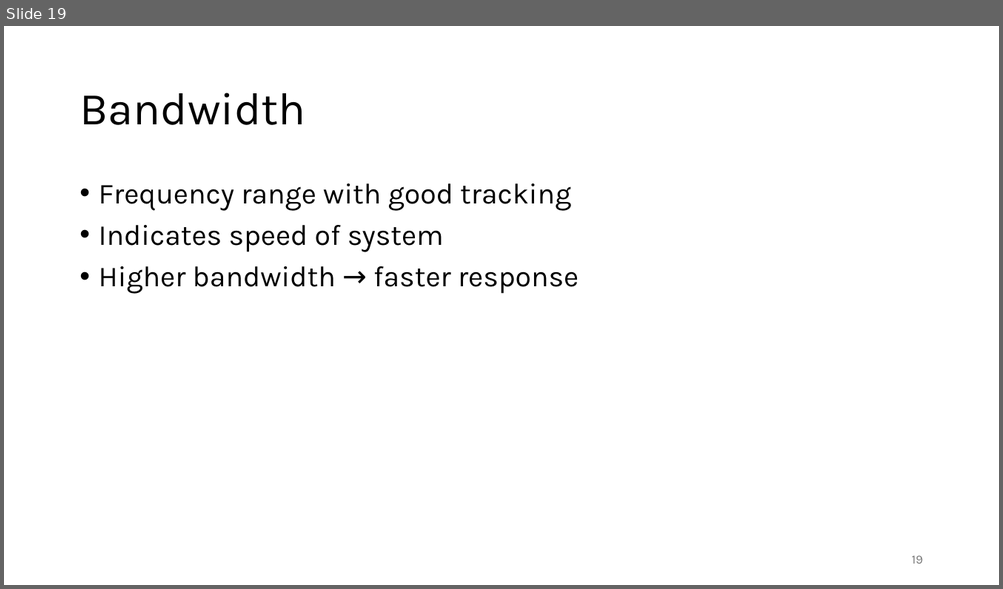
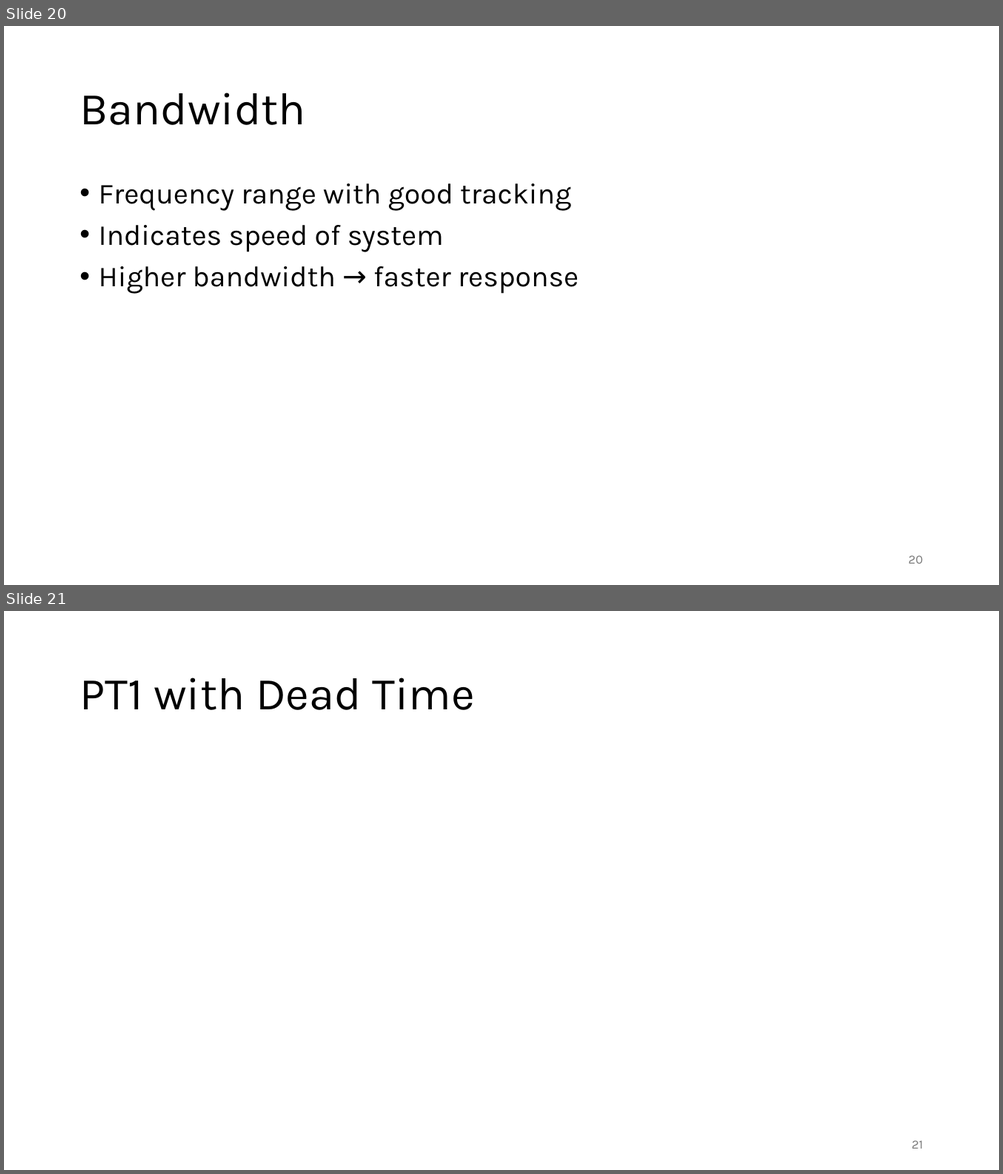
Before and after one commit to FelixWick/control_engineering, a slide deck: slides/3_Laplace.pptx. Shown one above the other, each under a label of ours: slide 19 before the commit, slides 20 and 21 after it. The pictures are 1003x589 and 1003x1174 pixels, drawn with LibreOffice and Linux fonts; fonts in the diff are those of the drawing; grey boxes stand for pictures. Boxes give left, top, right and bottom in pixels: in the first picture for what was removed or moved away, otherwise in the second. Text is boxed around its words. In the diff, an @@ line names an element or a change of style, - is before the commit and + after.

```diff
--- a/slides/3_Laplace.pptx
+++ b/slides/3_Laplace.pptx
@@ slide 21 added at bbox=[4, 611, 999, 1170], background #FFFFFF @@
@@ title added at bbox=[79, 678, 474, 710], 44 pt, text #000000 @@
+PT1 with Dead Time
@@ page number added at bbox=[911, 1141, 922, 1149], 12 pt, text #797979 @@
+21
@@ what was slide 19 is now slide 20 @@
@@ page number at bbox=[908, 556, 923, 564]: text changed @@
-19
+20
```
Also in this commit, not shown: 1 slide changed, 1 other slide added.
